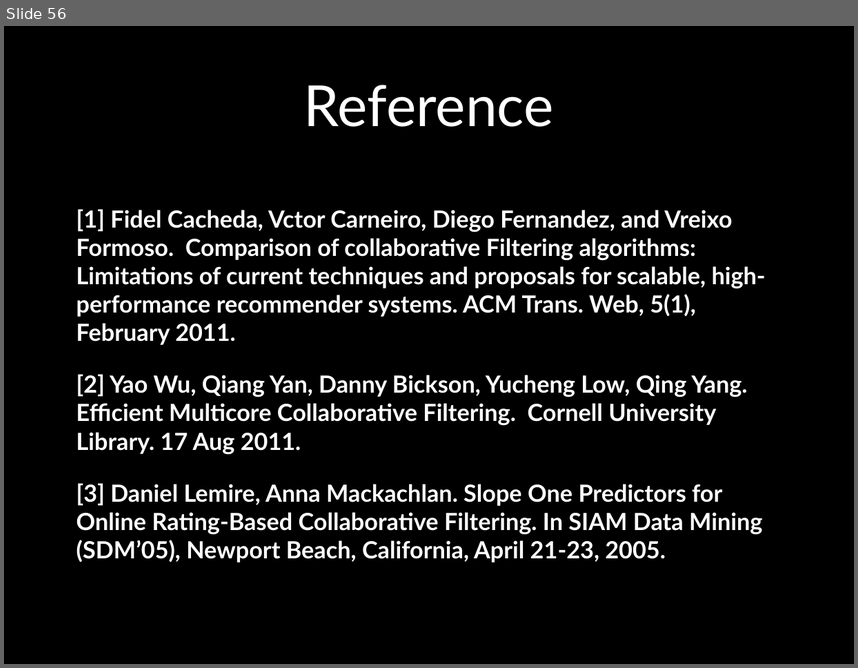
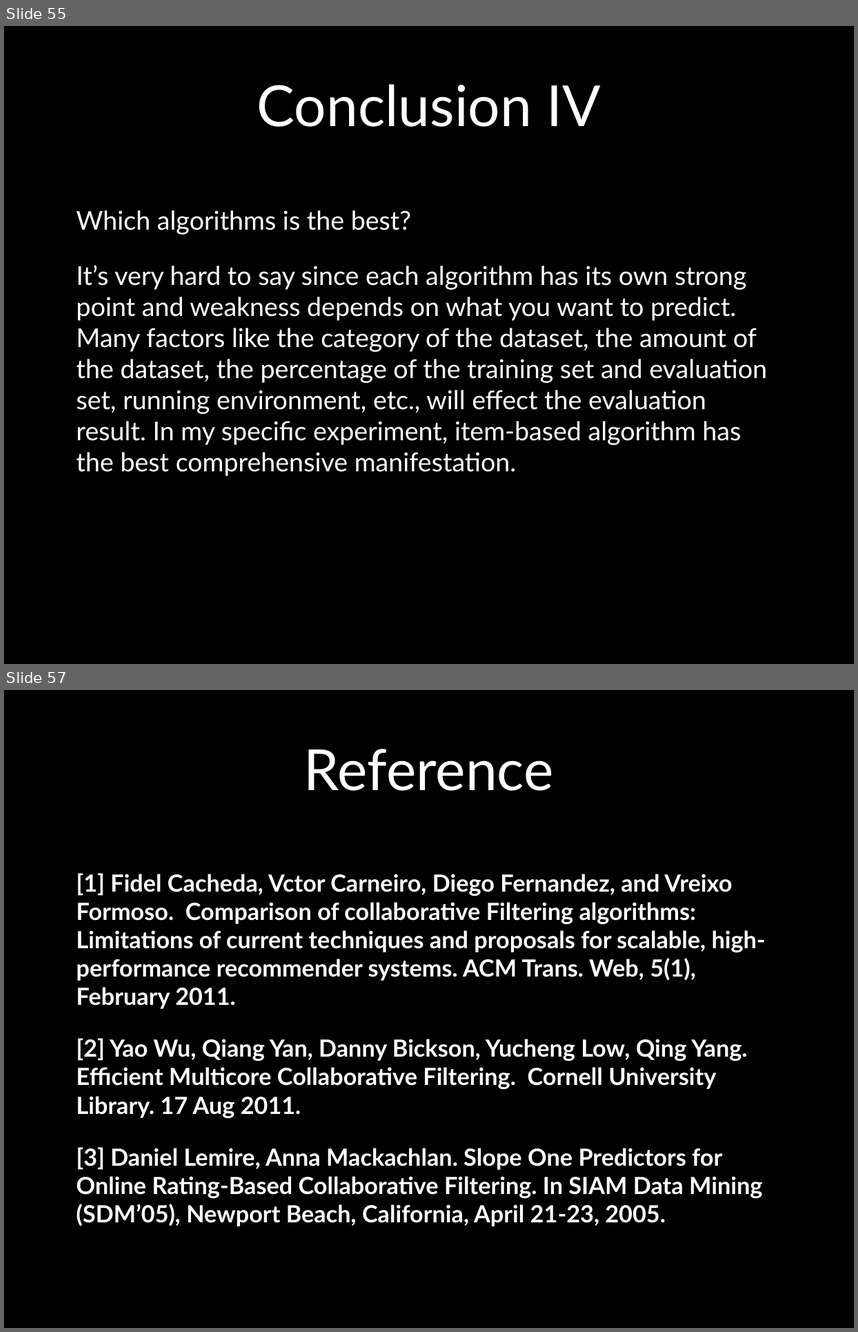
Before and after one commit to UCSBGauchos/MAE-data, a slide deck: Final Presentation.pptx. Shown one above the other, each under a label of ours: slide 56 before the commit, slides 55 and 57 after it; the slides between them are not shown. The pictures are 858x668 and 858x1332 pixels, drawn with LibreOffice and Linux fonts; fonts in the diff are those of the drawing; background and template pictures are left out. Boxes give left, top, right and bottom in pixels: in the first picture for what was removed or moved away, otherwise in the second. Text is boxed around its words. In the diff, an @@ line names an element or a change of style, - is before the commit and + after.

```diff
--- a/Final Presentation.pptx
+++ b/Final Presentation.pptx
@@ slide 55 added at (4, 26, 854, 664), background picture (left out) @@
@@ title added at (257, 84, 601, 127), 48 pt, text #FFFFFF @@
+Conclusion IV
@@ text added at (76, 210, 767, 476), 22 pt, text #FFFFFF @@
+Which algorithms is the best?
+It’s very hard to say since each algorithm has its own strong point and weakness depends on what you want to predict. Many factors like the category of the dataset, the amount of the dataset, the percentage of the training set and evaluation set, running environment, etc., will effect the evaluation result. In my specific experiment, item-based algorithm has the best comprehensive manifestation.
@@ what was slide 56 is now slide 57 @@
```
Also in this commit, not shown: 14 slides changed.
